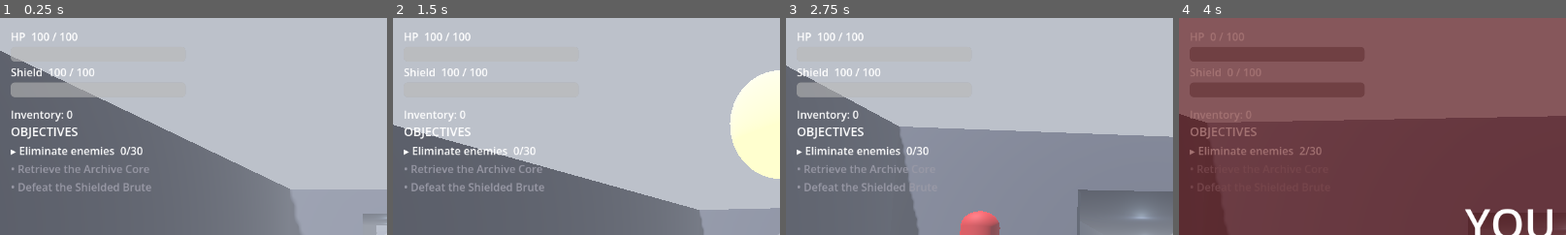
Above: before the commit, frames 1-4 (left to right).
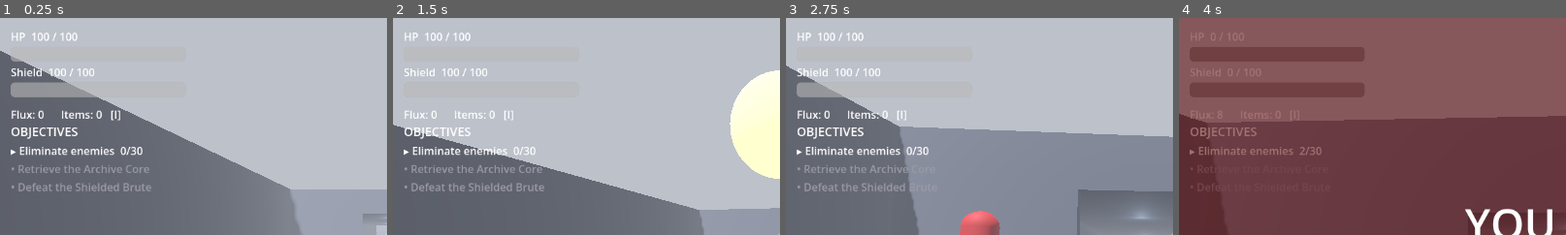
Above: after the commit, the same moments.

Repository: vasilisbit/The_Risen
Game: Godot game, scene res://scenes/missions/earth/earth.tscn
Two runs of this game, one before a commit and one after it. Both use one fixed random seed, a clock stepped at 60 frames per second and the inputs below. This scene is started directly instead of the project's main scene.
Inputs (mouse positions are % of the whole screen's width and height, from its top left):
- Up to frame 1 (0.25 s): no input
- Up to frame 2 (1.5 s): tap Enter at 0.5 s; move the mouse to (55, 50) at 0.52 s; press the mouse at (55, 50) at 0.53 s; hold W (move_forward) from 0.53 s (still down); tap Space (jump) at 0.77 s; move the mouse to (45, 50) at 1.27 s; release the mouse at (45, 50) at 1.28 s; tap G (grenade) at 1.35 s; click (45, 50) at 1.42 s
- Up to frame 3 (2.75 s): keep holding W (move_forward); tap Space (jump) at 1.52 s; move the mouse to (52, 48) at 2.02 s; hold E (interact) from 2.03 s (still down); click (52, 48) at 2.17 s
- Up to frame 4 (4 s): move the mouse to (49, 52) at 2.77 s; release E (interact) at 2.78 s; tap V (melee) at 2.85 s; click (49, 52) at 2.92 s; tap Space (jump) at 3.02, 3.77 s; move the mouse to (80, 65) at 3.52 s; release W (move_forward) at 3.53 s; hold A (move_left) from 3.53 s (still down); hold Shift (sprint) from 3.53 s (still down); click (80, 65) at 3.67 s
The pictures show only the part of the screen within x 0-50%, y 0-50%; the shares and areas given below are measured in that part.

The runs differ from the first frame. In frame 1, 0.6% of the frame differs, in the area x 3-32%, y 42-48%; in frame 2, 0.4%; in frame 3, 0.5%; in frame 4, 0.1%.

Commit message:
feat: Earn Flux from combat, and an inventory screen
Two gaps that made the loot economy invisible.

Flux was only ever SPENT. flux_currency existed, the vendor deducted from it,
and nothing anywhere added to it - so on a fresh save the shop could never be
used. Enemies now pay Flux on death (Rusher 3, Exploder 4, Shooter 5, Brute 50,
Phantom 75, Ember Tyrant 150) and each mission pays a completion bonus (Earth
60, Mars 100, Venus 150). A clean Earth run lands near the ~200 Flux GDD 2.5
expects, which is about two vendor upgrades.

Mars pays considerably more than its ~500 estimate, because it actually
contains roughly 210 enemies across 12 waves, not the ~50 that estimate
implies. Noted in enemy_base.gd rather than contorting the per-kill values to
hit a figure the spawn tables contradict.

New inventory overlay on I: weapons and armour listed with rarity swatches and
colours matching the loot drops, plus the Flux balance. Loot had been going
straight into SaveManager with only a running count in the corner, so there
was no way to see what you had actually collected. It is read-only and says so
- equipping does not exist, since weapons come from the fixed loadout and
nothing reads owned_armor yet. It lives on the player so it is reachable from
the hub and every mission rather than being duplicated per scene.

The corner readout now shows Flux and the total item count with the [I] hint,
and updates off a new SaveManager.flux_changed signal rather than polling.

Verified in-engine: per-kill payouts are exactly 3/4/5/50 and Earth completion
adds 60; the inventory opens on I, pauses, shows the empty-state note, then
lists Sniper/Exotic, Auto Rifle/Rare and Helmet/Epic in the right columns with
correct headers, and unpauses on close. Headless import clean.

Diff:
--- a/project.godot
+++ b/project.godot
@@ -116,3 +116,8 @@
 "events": [Object(InputEventKey,"resource_local_to_scene":false,"resource_name":"","device":-1,"window_id":0,"alt_press …(190 unchanged characters)…
 ]
 }
+inventory={
+"deadzone": 0.5,
+"events": [Object(InputEventKey,"resource_local_to_scene":false,"resource_name":"","device":-1,"window_id":0,"alt_pressed":false,"shift_pressed":false,"ctrl_pressed":false,"meta_pressed":false,"pressed":false,"keycode":73,"physical_keycode":0,"key_label":0,"unicode":0,"location":0,"echo":false,"script":null)
+]
+}
--- a/scripts/ember_tyrant.gd
+++ b/scripts/ember_tyrant.gd
@@ -79,6 +79,7 @@
 
 func _init() -> void:
 	max_health = TOTAL_HEALTH
+	flux_value = 150
 
 
 func _ready() -> void:
--- a/scripts/enemy_base.gd
+++ b/scripts/enemy_base.gd
@@ -31,6 +31,11 @@
 
 var max_health: float = 100.0
 var health: float = 100.0
+## Flux awarded on death. Subclasses raise it in _init(); bosses pay far more.
+## GDD 2.5 estimates ~200 Flux for Earth, which these values roughly hit. Mars
+## pays considerably more than its ~500 estimate because it actually contains
+## about 210 enemies, not the ~50 that estimate implies.
+var flux_value: int = 3
 ## Seconds of stun left; while > 0 the enemy takes no actions.
 var stun_left: float = 0.0
 
@@ -216,6 +221,9 @@
 	var tel := get_node_or_null("/root/Telemetry")
 	if tel:
 		tel.enemy_killed(_enemy_type_name(), last_hit_by, last_hit_headshot)
+	var sm := get_node_or_null("/root/SaveManager")
+	if sm and sm.has_method("add_flux"):
+		sm.add_flux(flux_value)
 
 
 ## The subclass's class_name ("Rusher", "EmberTyrant", ...) for telemetry.
--- a/scripts/exploder.gd
+++ b/scripts/exploder.gd
@@ -30,6 +30,7 @@
 
 func _init() -> void:
 	max_health = 50.0
+	flux_value = 4
 
 
 func _ready() -> void:
--- a/scripts/guardian.gd
+++ b/scripts/guardian.gd
@@ -504,6 +504,13 @@
 	_weapon_hud.weapon_manager = get_node_or_null("WeaponManager")
 	layer.add_child(_weapon_hud)
 
+	# Inventory overlay lives on the player so it is reachable from the hub and
+	# every mission, rather than being duplicated into each scene.
+	var inventory := Control.new()
+	inventory.name = "InventoryScreen"
+	inventory.set_script(load("res://scripts/inventory_screen.gd"))
+	layer.add_child(inventory)
+
 
 ## Holster everything in a non-combat scene: no firing, no viewmodel, and no
 ## weapon or ability HUD. The abilities themselves stay built so the class kit
--- a/scripts/inventory_hud.gd
+++ b/scripts/inventory_hud.gd
@@ -1,18 +1,29 @@
 extends Label
-## T-0011 inventory readout: shows how many items are in
-## SaveManager.owned_weapons, refreshed whenever the save changes.
+## Corner readout: Flux balance and item count, plus the key that opens the
+## full inventory. Flux is shown here because it is now earned during a mission
+## (per kill) rather than only spent at the vendor, so it has to be visible
+## while you are earning it.
 
 func _ready() -> void:
 	var sm := get_node_or_null("/root/SaveManager")
 	if sm:
 		sm.game_saved.connect(_refresh)
 		sm.game_loaded.connect(_refresh)
+		if sm.has_signal("flux_changed"):
+			sm.flux_changed.connect(_on_flux_changed)
+	_refresh()
+
+
+func _on_flux_changed(_total: int) -> void:
 	_refresh()
 
 
 func _refresh() -> void:
 	var sm := get_node_or_null("/root/SaveManager")
-	var n := 0
+	var items := 0
+	var flux := 0
 	if sm:
-		n = (sm.data.get("owned_weapons", []) as Array).size()
-	text = "Inventory: %d" % n
+		items = (sm.data.get("owned_weapons", []) as Array).size() \
+			+ (sm.data.get("owned_armor", []) as Array).size()
+		flux = int(sm.data.get("flux_currency", 0))
+	text = "Flux: %d      Items: %d   [I]" % [flux, items]
--- /dev/null
+++ b/scripts/inventory_screen.gd
@@ -0,0 +1,216 @@
+extends Control
+
+## Inventory overlay, toggled with I. Lists the weapons and armour you have
+## picked up, coloured by rarity, plus your Flux balance.
+##
+## Until now loot went straight into SaveManager and the only feedback was a
+## running count in the corner - you could not see what you had actually
+## collected. This is that screen.
+##
+## Read-only for the moment: equipping is not implemented (weapons come from
+## the fixed loadout, and nothing reads owned_armor yet), so the panel says so
+## rather than implying a slot system that does not exist.
+
+const GOLD := Color(0.95, 0.78, 0.32)
+const DIM := Color(0.55, 0.58, 0.66)
+const PANEL_SIZE := Vector2(720, 470)
+
+## Matches loot_drop.gd so a Rare here is the same blue it was on the floor.
+const RARITY_COLORS := {
+	"Common": Color(0.88, 0.90, 0.94),
+	"Rare": Color(0.35, 0.62, 1.00),
+	"Epic": Color(0.65, 0.35, 1.00),
+	"Exotic": Color(1.00, 0.80, 0.20),
+}
+
+var _flux: Label
+var _weapon_list: VBoxContainer
+var _armor_list: VBoxContainer
+var _weapon_head: Label
+var _armor_head: Label
+var _empty_note: Label
+
+
+func _ready() -> void:
+	add_to_group("inventory_screen")
+	process_mode = Node.PROCESS_MODE_ALWAYS
+	anchor_left = 0.0
+	anchor_top = 0.0
+	anchor_right = 1.0
+	anchor_bottom = 1.0
+	offset_left = 0.0
+	offset_top = 0.0
+	offset_right = 0.0
+	offset_bottom = 0.0
+	mouse_filter = Control.MOUSE_FILTER_STOP
+	visible = false
+	_build()
+
+
+func _unhandled_input(event: InputEvent) -> void:
+	if event.is_action_pressed("inventory"):
+		toggle()
+		get_viewport().set_input_as_handled()
+	elif visible and event.is_action_pressed("ui_cancel"):
+		close()
+		get_viewport().set_input_as_handled()
+
+
+func toggle() -> void:
+	if visible:
+		close()
+	else:
+		open()
+
+
+func open() -> void:
+	refresh()
+	visible = true
+	get_tree().paused = true
+	Input.mouse_mode = Input.MOUSE_MODE_VISIBLE
+
+
+func close() -> void:
+	visible = false
+	get_tree().paused = false
+	# The hub still wants a captured mouse; only the menus release it.
+	Input.mouse_mode = Input.MOUSE_MODE_CAPTURED
+
+
+## Rebuild both lists from the save. Public so tests can inspect the contents.
+func refresh() -> void:
+	var sm := get_node_or_null("/root/SaveManager")
+	var weapons: Array = sm.data.get("owned_weapons", []) if sm else []
+	var armor: Array = sm.data.get("owned_armor", []) if sm else []
+	_flux.text = "FLUX  %d" % (int(sm.data.get("flux_currency", 0)) if sm else 0)
+	_weapon_head.text = "WEAPONS  (%d)" % weapons.size()
+	_armor_head.text = "ARMOUR  (%d)" % armor.size()
+	_fill(_weapon_list, weapons)
+	_fill(_armor_list, armor)
+	_empty_note.visible = weapons.is_empty() and armor.is_empty()
+
+
+func _fill(list: VBoxContainer, items: Array) -> void:
+	for child in list.get_children():
+		child.queue_free()
+	for item in items:
+		if typeof(item) != TYPE_DICTIONARY:
+			continue
+		list.add_child(_build_row(item))
+
+
+func _build_row(item: Dictionary) -> Control:
+	var rarity := String(item.get("rarity", "Common"))
+	var row := HBoxContainer.new()
+	row.add_theme_constant_override("separation", 10)
+
+	# Rarity swatch, so the list scans by colour before you read it.
+	var swatch := ColorRect.new()
+	swatch.color = RARITY_COLORS.get(rarity, Color.WHITE)
+	swatch.custom_minimum_size = Vector2(6, 22)
+	row.add_child(swatch)
+
+	var name_label := Label.new()
+	name_label.text = String(item.get("name", "Unknown"))
+	name_label.custom_minimum_size = Vector2(200, 0)
+	name_label.add_theme_font_size_override("font_size", 16)
+	row.add_child(name_label)
+
+	var rarity_label := Label.new()
+	rarity_label.text = rarity
+	rarity_label.add_theme_font_size_override("font_size", 14)
+	rarity_label.add_theme_color_override("font_color",
+		RARITY_COLORS.get(rarity, Color.WHITE))
+	row.add_child(rarity_label)
+	return row
+
+
+func _build() -> void:
+	var dim := ColorRect.new()
+	dim.color = Color(0, 0, 0, 0.8)
+	dim.set_anchors_preset(Control.PRESET_FULL_RECT)
+	dim.mouse_filter = Control.MOUSE_FILTER_IGNORE
+	add_child(dim)
+
+	var center := CenterContainer.new()
+	center.set_anchors_preset(Control.PRESET_FULL_RECT)
+	add_child(center)
+
+	var panel := PanelContainer.new()
+	panel.custom_minimum_size = PANEL_SIZE
+	var style := StyleBoxFlat.new()
+	style.bg_color = Color(0.08, 0.09, 0.12, 0.97)
+	style.border_color = GOLD
+	style.set_border_width_all(2)
+	style.set_corner_radius_all(6)
+	style.set_content_margin_all(22)
+	panel.add_theme_stylebox_override("panel", style)
+	center.add_child(panel)
+
+	var col := VBoxContainer.new()
+	col.add_theme_constant_override("separation", 10)
+	panel.add_child(col)
+
+	var header := HBoxContainer.new()
+	col.add_child(header)
+	var title := Label.new()
+	title.text = "INVENTORY"
+	title.add_theme_font_size_override("font_size", 28)
+	title.add_theme_color_override("font_color", GOLD)
+	title.size_flags_horizontal = Control.SIZE_EXPAND_FILL
+	header.add_child(title)
+	_flux = Label.new()
+	_flux.add_theme_font_size_override("font_size", 22)
+	_flux.add_theme_color_override("font_color", GOLD)
+	header.add_child(_flux)
+
+	var hint := Label.new()
+	hint.text = "Spend Flux at the Forge Master in the hub.   Equipping is not implemented yet."
+	hint.add_theme_font_size_override("font_size", 12)
+	hint.add_theme_color_override("font_color", DIM)
+	col.add_child(hint)
+
+	var columns := HBoxContainer.new()
+	columns.add_theme_constant_override("separation", 26)
+	columns.size_flags_vertical = Control.SIZE_EXPAND_FILL
+	col.add_child(columns)
+
+	var left := VBoxContainer.new()
+	left.size_flags_horizontal = Control.SIZE_EXPAND_FILL
+	columns.add_child(left)
+	_weapon_head = _section_header()
+	left.add_child(_weapon_head)
+	_weapon_list = VBoxContainer.new()
+	_weapon_list.add_theme_constant_override("separation", 4)
+	left.add_child(_weapon_list)
+
+	var right := VBoxContainer.new()
+	right.size_flags_horizontal = Control.SIZE_EXPAND_FILL
+	columns.add_child(right)
+	_armor_head = _section_header()
+	right.add_child(_armor_head)
+	_armor_list = VBoxContainer.new()
+	_armor_list.add_theme_constant_override("separation", 4)
+	right.add_child(_armor_list)
+
+	_empty_note = Label.new()
+	_empty_note.text = "Nothing collected yet. Defeated enemies drop loot - walk over it and press E."
+	_empty_note.add_theme_font_size_override("font_size", 14)
+	_empty_note.add_theme_color_override("font_color", DIM)
+	col.add_child(_empty_note)
+
+	var close_row := HBoxContainer.new()
+	close_row.alignment = BoxContainer.ALIGNMENT_END
+	col.add_child(close_row)
+	var close_btn := Button.new()
+	close_btn.text = "CLOSE  (I)"
+	close_btn.custom_minimum_size = Vector2(160, 40)
+	close_btn.pressed.connect(close)
+	close_row.add_child(close_btn)
+
+
+func _section_header() -> Label:
+	var l := Label.new()
+	l.add_theme_font_size_override("font_size", 17)
+	l.add_theme_color_override("font_color", Color(0.85, 0.88, 0.94))
+	return l
--- a/scripts/phantom.gd
+++ b/scripts/phantom.gd
@@ -28,6 +28,7 @@
 
 func _init() -> void:
 	max_health = 1800.0
+	flux_value = 75
 
 
 func _ready() -> void:
--- a/scripts/save_manager.gd
+++ b/scripts/save_manager.gd
@@ -8,8 +8,15 @@
 ## Mission order for unlock gating - each unlocks when the previous completes.
 const MISSION_ORDER: Array[String] = ["Earth", "Mars", "Venus"]
 
+## Flux paid for finishing a mission, on top of per-kill rewards. Tuned so a
+## clean Earth run lands near the ~200 Flux GDD 2.5 expects, which is roughly
+## two vendor upgrades.
+const COMPLETION_FLUX := {"Earth": 60, "Mars": 100, "Venus": 150}
+
 signal game_loaded
 signal game_saved
+## Emitted whenever Flux is earned, so HUDs can update without polling.
+signal flux_changed(total: int)
 
 var data: Dictionary = {}
 
@@ -90,11 +97,24 @@
 	return true
 
 
+## Award Flux. Returns the new balance. Kills and mission completions are the
+## only sources - before this, flux_currency was spent by the vendor but never
+## earned, so the shop was unusable on a fresh save.
+func add_flux(amount: int) -> int:
+	if amount <= 0:
+		return int(data.get("flux_currency", 0))
+	var total := int(data.get("flux_currency", 0)) + amount
+	data["flux_currency"] = total
+	flux_changed.emit(total)
+	return total
+
+
 ## Mark a mission complete and auto-save (called on return to the hub).
 func complete_mission(mission: String) -> void:
 	var flags: Dictionary = data.get("mission_completion_flags", {})
 	flags[mission] = true
 	data["mission_completion_flags"] = flags
+	add_flux(int(COMPLETION_FLUX.get(mission, 0)))
 	save_game()
 	# Clearing Venus opens the Heroic/Legendary modifiers (T-0027, GDD §7).
 	var diff := get_node_or_null("/root/Difficulty")
--- a/scripts/shielded_brute.gd
+++ b/scripts/shielded_brute.gd
@@ -33,6 +33,7 @@
 
 func _init() -> void:
 	max_health = 1500.0
+	flux_value = 50
 	loot_rarity_override = "Epic"          # guaranteed Epic on death
 
 
--- a/scripts/shooter.gd
+++ b/scripts/shooter.gd
@@ -34,6 +34,7 @@
 
 func _init() -> void:
 	max_health = 100.0
+	flux_value = 5
 
 
 func _physics_process(delta: float) -> void:
Not shown, added: scripts/inventory_screen.gd.uid
